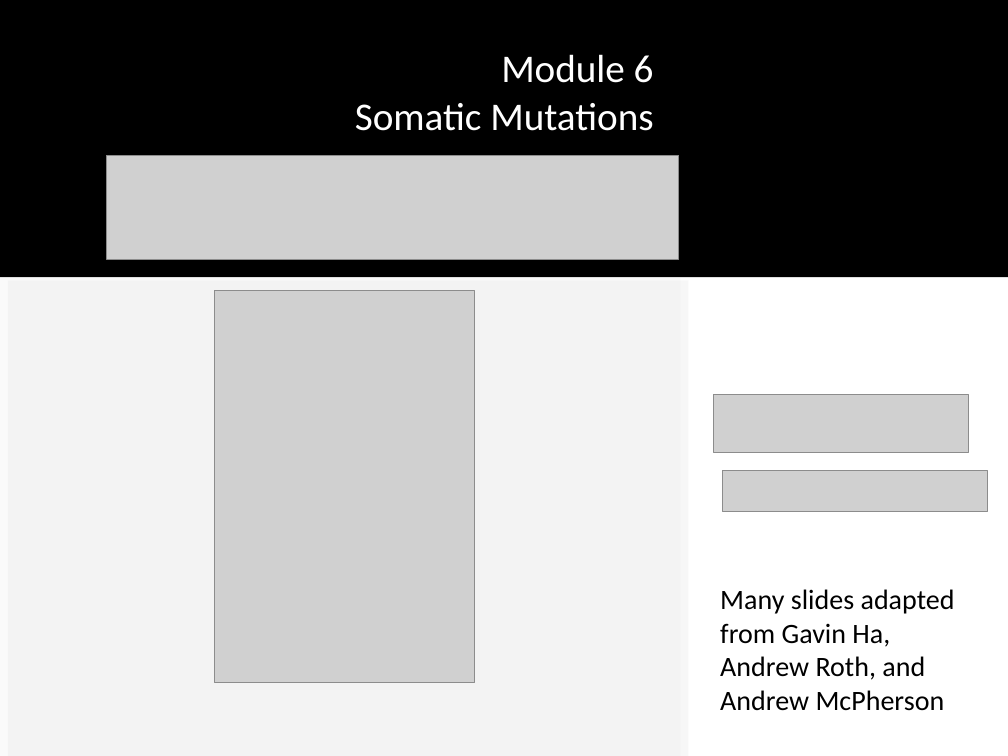
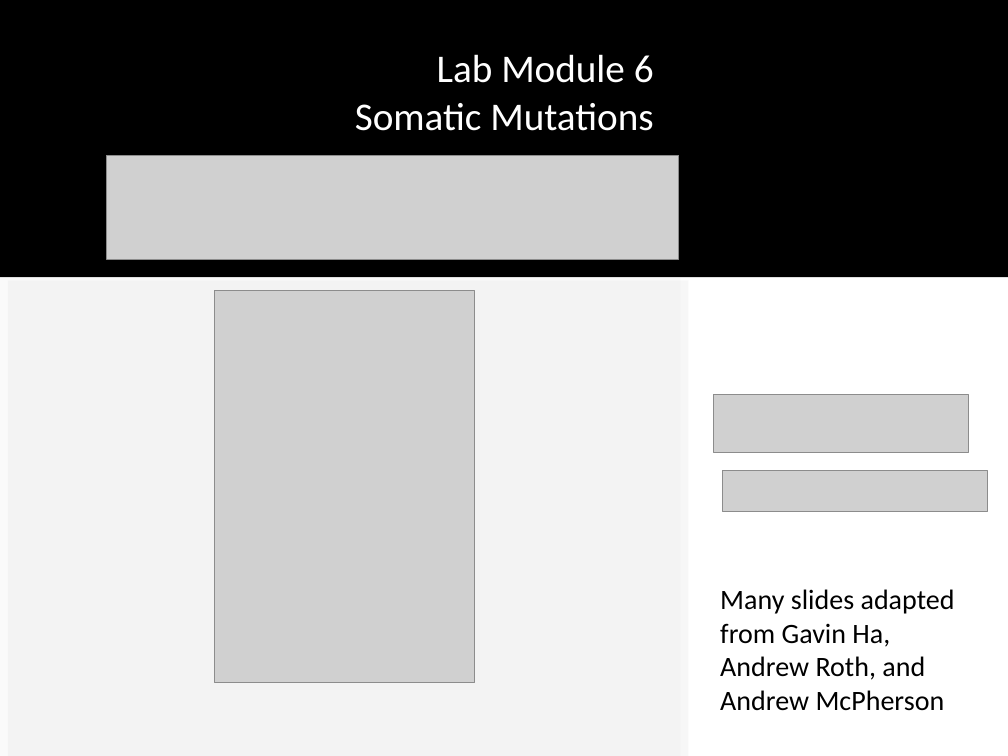
Before and after one commit to tinyheero/BICG-2016, a slide deck: slide 3 of snvs/content/BiCG_2014_Module6_Lab_shah.ppt. Drawn at 1008x756 pixels with LibreOffice and Linux fonts; fonts in the diff are those of the drawing; grey boxes stand for pictures; background and template pictures are left out. Boxes give left, top, right and bottom in pixels: in the first picture for what was removed or moved away, otherwise in the second. Text is boxed around its words. In the diff, an @@ line names an element or a change of style, - is before the commit and + after.

```diff
--- a/snvs/content/BiCG_2014_Module6_Lab_shah.ppt
+++ b/snvs/content/BiCG_2014_Module6_Lab_shah.ppt
@@ text at [437,54,654,83]: text changed @@
-Module 6
+Lab Module 6
```
Also in this commit, not shown: 3 other slides changed, 4 slides removed.
